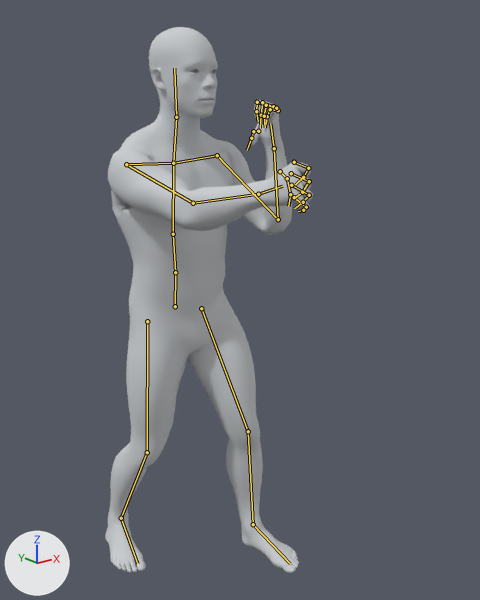
An edit to the glTF model artifacts/exercise-batches/batch-006/assets/3531/motion.glb, drawn before and after from the same camera.
One viewpoint serves both versions: a camera (50 mm lens) standing at (-1.135, -1.711, 1.585) and looking at (0.061, -0.217, 0.987). Lighting does not change. The marker at lower left points along +X, +Y and +Z. The older version comes first. Both versions are drawn at frame 27 of the action 'Exercise_3531'; the numbers are the values there. The bones that change, and the others that lie on the model, are drawn over the model as lines.

The first picture shows 'SK_BlenderStudioHuman'.
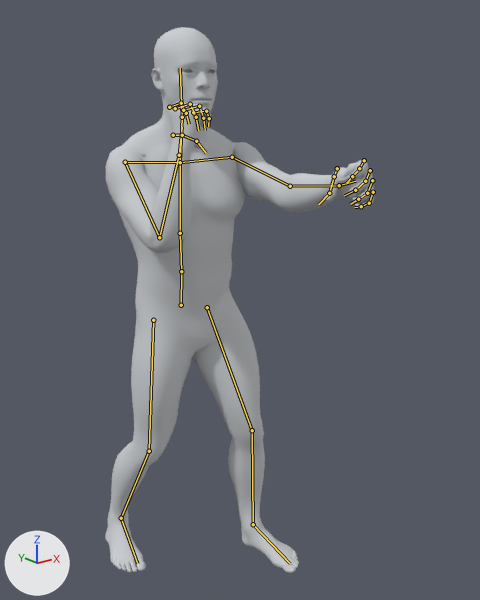
What differs and where, as boxes (x1, y1, x2, y2) in the pictures (480 x 600 px):
'SK_BlenderStudioHuman', posed (30% wider): before (105, 27, 313, 573); after (105, 27, 375, 573)
bone 'Hips', root to tip: before (175, 306) to (175, 274); after (181, 305) to (181, 273)
bone 'LeftUpLeg', root to tip: before (201, 308) to (248, 431); after (207, 307) to (252, 430)
bone 'LeftLeg', root to tip: before (248, 431) to (253, 524); after (252, 430) to (253, 524)
bone 'RightUpLeg', root to tip: before (147, 321) to (147, 452); after (153, 320) to (149, 451)
bone 'RightLeg', root to tip: before (147, 452) to (121, 518); after (149, 451) to (121, 518)
bone 'Spine', root to tip: before (175, 272) to (173, 234); after (181, 271) to (180, 233)
bone 'Spine1', root to tip: before (173, 234) to (173, 163); after (180, 233) to (180, 162)
bone 'LeftArm', root to tip: before (217, 155) to (278, 219); after (232, 157) to (290, 186)
bone 'LeftForeArm', root to tip: before (278, 219) to (274, 148); after (290, 186) to (339, 185)
bone 'RightArm', root to tip: before (126, 164) to (193, 203); after (125, 162) to (159, 237)
bone 'RightForeArm', root to tip: before (193, 203) to (258, 194); after (159, 237) to (179, 155)

The edits, one by one:
Bone 'Hips' (bone_hips) moves from (-0.012, -0.04, 0.012) to (0.012, -0.041, 0.012).
Bone 'LeftUpLeg' (bone_leftupleg) turns from (-27, -1, -4) to (-27, -1, -2) degrees about its own x, y and z.
Bone 'LeftLeg' (bone_leftleg) turns from (20, 0, 3) to (21, -1, 3) degrees about its own x, y and z.
Bone 'RightUpLeg' (bone_rightupleg) turns from (-5, 0, 0) to (-5, 0, 2) degrees about its own x, y and z.
Bone 'RightLeg' (bone_rightleg) turns from (24, 1, -3) to (23, 1, -3) degrees about its own x, y and z.
Bone 'Spine' (bone_spine) turns from (0, 4, 0) to (0, -4, 0) degrees about its own x, y and z.
Bone 'Spine1' (bone_spine1) turns from (0, 4, 0) to (0, -4, 0) degrees about its own x, y and z.
Bone 'LeftArm' (bone_leftarm) turns from (-56, -6, -11) to (-67, -18, -28) degrees about its own x, y and z.
Bone 'LeftForeArm' (bone_leftforearm) turns from (-103, -22, -17) to (-4, -1, -15) degrees about its own x, y and z.
Bone 'RightArm' (bone_rightarm) turns from (-65, 17, 26) to (-56, 6, 10) degrees about its own x, y and z.
Bone 'RightForeArm' (bone_rightforearm) turns from (-10, 2, 18) to (-103, 22, 17) degrees about its own x, y and z.
